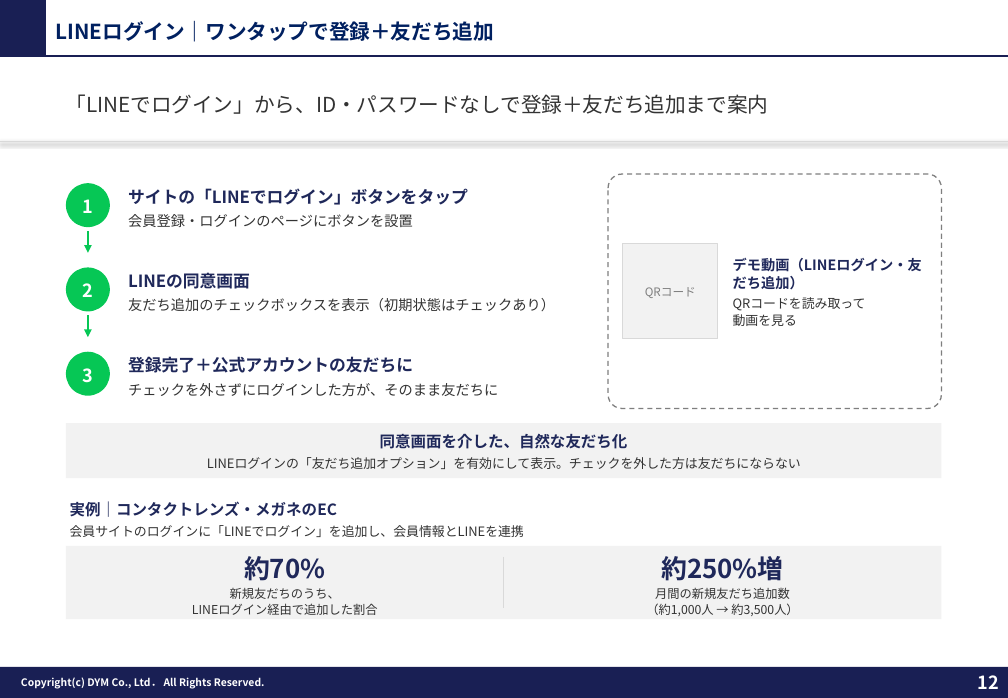
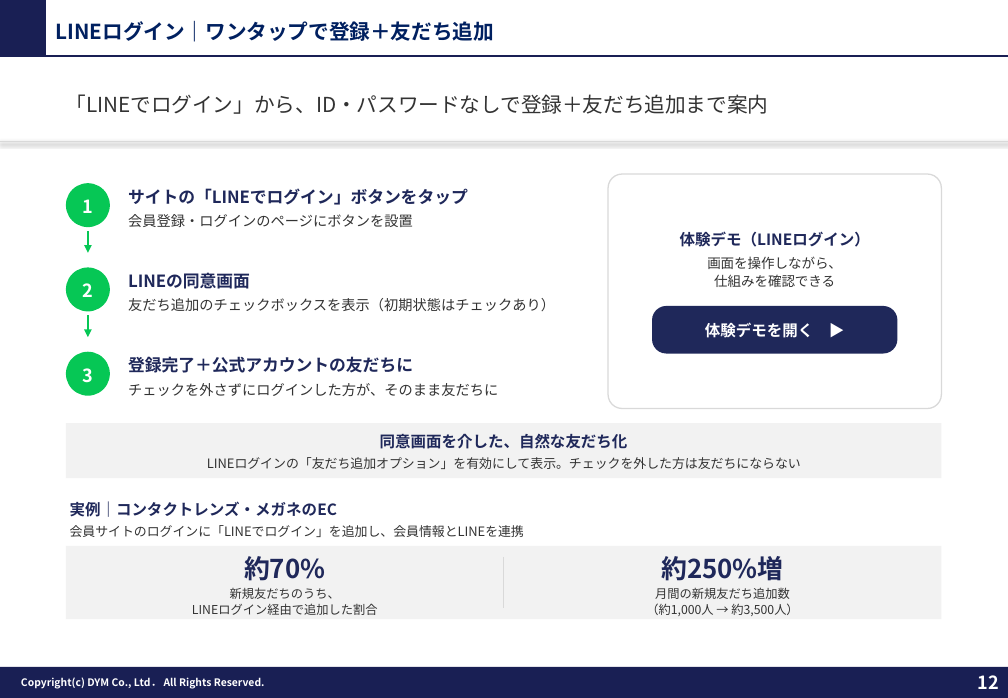
Before and after one commit to tonomura-r-dev/folder, a slide deck: slide 12 of 20261027_LINEログイン・Profile+のご提案ver1.0.pptx. Drawn at 1008x698 pixels with LibreOffice and Linux fonts; fonts in the diff are those of the drawing; background and template pictures are left out. Boxes give left, top, right and bottom in pixels: in the first picture for what was removed or moved away, otherwise in the second. Text is boxed around its words. In the diff, an @@ line names an element or a change of style, - is before the commit and + after.

```diff
--- a/20261027_LINEログイン・Profile+のご提案ver1.0.pptx
+++ b/20261027_LINEログイン・Profile+のご提案ver1.0.pptx
@@ rounded rectangle at [609,174,942,409]: outline #7F7F7F 1 pt dashed to #D9D9D9 1 pt @@
@@ text added at [680,231,870,287], 10.5 pt, text #333333 @@
+体験デモ（LINEログイン）
+画面を操作しながら、
+仕組みを確認できる
@@ rectangle removed at [623,244,718,339] @@
-QRコード
@@ rounded rectangle "体験デモを開く ▶": place and size @@
-rounded rectangle "体験デモを開く ▶" at [733,258,922,326]
+rounded rectangle "体験デモを開く ▶" at [652,306,898,354]
@@ rounded rectangle "体験デモを開く ▶" at [652,306,898,354]: fill none to #1F285A @@
@@ text in rounded rectangle at [705,322,813,338]: text changed; size 11 to 12 pt; text colour #1F285A to #FFFFFF @@
-デモ動画（LINEログイン・友だち追加）
-QRコードを読み取って
-動画を見る
+体験デモを開く ▶
```
Also in this commit, not shown: 1 other slide changed, 5 other files.
